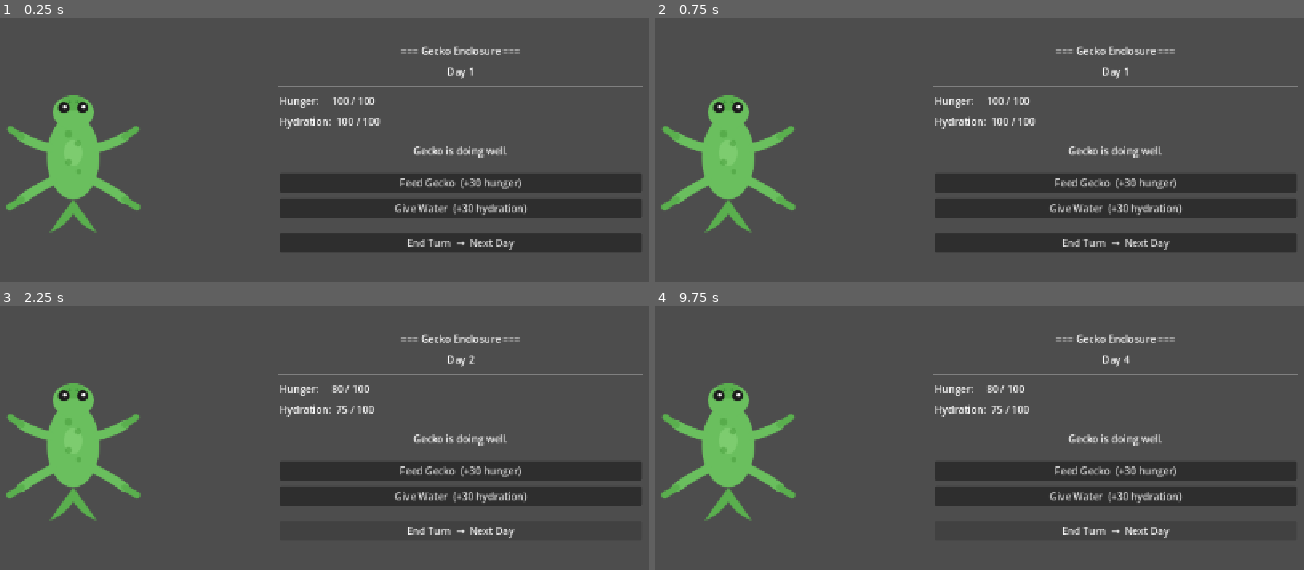
Above: before the commit, frames 1-4 (two rows, left to right).
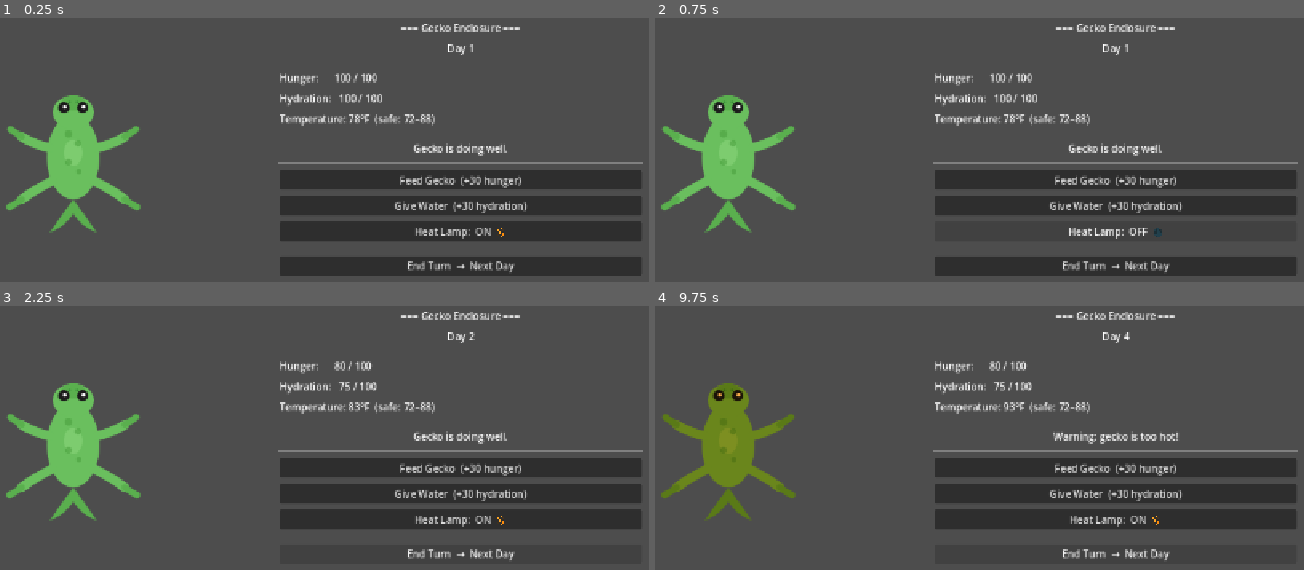
Above: after the commit, the same moments.

Repository: soapsmith/gecko-enclosure-simulator
Game: Godot game, scene res://scenes/main.tscn
Same seed, same stepped clock (60 frames per second), same inputs: the game is played once before the commit and once after it.
Inputs (mouse positions are in pixels of both pictures, inside the frame that each line leads up to):
- Up to frame 1 (0.25 s): no input
- Up to frame 2 (0.75 s): click (1115, 231) at 0.5 s, where only the run after the commit has a clickable "Heat Lamp: ON 🔆"
- Up to frame 3 (2.25 s): click (460, 519) at 1.25 s, where only the run after the commit has a clickable "Heat Lamp: OFF 🌑"; click "End Turn → Next Day" at 2 s
- Up to frame 4 (9.75 s): click "End Turn → Next Day" at 2.75 s; click "Feed Gecko (+30 hunger)" at 3.5 s; click "Give Water (+30 hydration)" at 4.25 s; click "Feed Gecko (+30 hunger)" at 5 s; click "Give Water (+30 hydration)" at 5.75 s; click (1115, 519) at 6.5 s, where only the run after the commit has a clickable "Heat Lamp: ON 🔆"; click (1115, 519) at 7.25 s, where only the run after the commit has a clickable "Heat Lamp: OFF 🌑"; click "Feed Gecko (+30 hunger)" at 8 s; click "Give Water (+30 hydration)" at 8.75 s; click "End Turn → Next Day" at 9.5 s

The runs differ from the first frame. In frame 1, 15% of the frame differs, in the area x 42-100%, y 2-98%; in frame 2, 13%; in frame 3, 9.3%; in frame 4, 13%.

Commit message:
Add temperature stat and heat lamp toggle
Third stat alongside hunger and hydration. Lamp on = +5F/turn,
lamp off = -5F/turn. Safe range 72-88F, death outside 65-95F.
Warning message now lists all active problems at once.

Co-Authored-By: Claude Sonnet 4.6 <noreply@anthropic.com>

Diff:
--- a/scripts/Main.gd
+++ b/scripts/Main.gd
@@ -1,18 +1,27 @@
 extends Control
 
 # --- Game State ---
-var hunger: int = 100
-var hydration: int = 100
-var day: int = 1
-var alive: bool = true
+var hunger: int     = 100
+var hydration: int  = 100
+var temperature: int = 78   # Fahrenheit; safe range is 72–88
+var lamp_on: bool   = true
+var day: int        = 1
+var alive: bool     = true
+
+const TEMP_MIN: int = 65   # below this = death
+const TEMP_MAX: int = 95   # above this = death
+const TEMP_SAFE_LOW: int  = 72
+const TEMP_SAFE_HIGH: int = 88
 
 # --- UI Nodes (created in _ready) ---
 var day_label: Label
 var hunger_label: Label
 var hydration_label: Label
+var temperature_label: Label
 var status_label: Label
 var feed_button: Button
 var water_button: Button
+var lamp_button: Button
 var end_turn_button: Button
 var restart_button: Button
 var gecko_image: TextureRect
@@ -24,7 +33,6 @@
 
 
 func _build_ui() -> void:
-	# Full-screen container
 	var root = MarginContainer.new()
 	root.set_anchors_and_offsets_preset(Control.PRESET_FULL_RECT)
 	root.add_theme_constant_override("margin_left",   40)
@@ -33,7 +41,6 @@
 	root.add_theme_constant_override("margin_bottom", 40)
 	add_child(root)
 
-	# Two columns: gecko image left, info right
 	var hbox = HBoxContainer.new()
 	hbox.add_theme_constant_override("separation", 40)
 	root.add_child(hbox)
@@ -75,6 +82,9 @@
 	hydration_label = Label.new()
 	right.add_child(hydration_label)
 
+	temperature_label = Label.new()
+	right.add_child(temperature_label)
+
 	right.add_child(HSeparator.new())
 
 	status_label = Label.new()
@@ -93,6 +103,10 @@
 	water_button.text = "Give Water  (+30 hydration)"
 	water_button.pressed.connect(_on_water_pressed)
 	right.add_child(water_button)
+
+	lamp_button = Button.new()
+	lamp_button.pressed.connect(_on_lamp_pressed)
+	right.add_child(lamp_button)
 
 	right.add_child(HSeparator.new())
 
@@ -124,46 +138,73 @@
 	_update_display()
 
 
+func _on_lamp_pressed() -> void:
+	if not alive:
+		return
+	lamp_on = not lamp_on
+	_update_display()
+
+
 func _on_end_turn_pressed() -> void:
 	if not alive:
 		return
-	day += 1
-	hunger    = max(0, hunger    - 20)
-	hydration = max(0, hydration - 25)
-	if hunger == 0 or hydration == 0:
+	day       += 1
+	hunger     = max(0, hunger    - 20)
+	hydration  = max(0, hydration - 25)
+
+	# Temperature drifts based on lamp
+	if lamp_on:
+		temperature = min(TEMP_MAX, temperature + 5)
+	else:
+		temperature = max(TEMP_MIN, temperature - 5)
+
+	if hunger == 0 or hydration == 0 or temperature <= TEMP_MIN or temperature >= TEMP_MAX:
 		alive = false
+
 	_update_display()
 
 
 func _on_restart_pressed() -> void:
-	hunger    = 100
-	hydration = 100
-	day       = 1
-	alive     = true
+	hunger      = 100
+	hydration   = 100
+	temperature = 78
+	lamp_on     = true
+	day         = 1
+	alive       = true
 	_update_display()
 
 
 # --- Refresh the screen ---
 
 func _update_display() -> void:
-	day_label.text       = "Day %d" % day
-	hunger_label.text    = "Hunger:     %d / 100" % hunger
-	hydration_label.text = "Hydration:  %d / 100" % hydration
+	day_label.text        = "Day %d" % day
+	hunger_label.text     = "Hunger:      %d / 100" % hunger
+	hydration_label.text  = "Hydration:   %d / 100" % hydration
+	temperature_label.text = "Temperature: %d°F  (safe: %d–%d)" % [temperature, TEMP_SAFE_LOW, TEMP_SAFE_HIGH]
+	lamp_button.text      = "Heat Lamp:  %s" % ("ON  🔆" if lamp_on else "OFF  🌑")
+
+	var warnings: Array = []
+	if hunger      < 30: warnings.append("hungry")
+	if hydration   < 30: warnings.append("thirsty")
+	if temperature < TEMP_SAFE_LOW:  warnings.append("too cold")
+	if temperature > TEMP_SAFE_HIGH: warnings.append("too hot")
 
 	if not alive:
 		status_label.text        = "Your gecko didn't make it. Try again!"
 		feed_button.disabled     = true
 		water_button.disabled    = true
+		lamp_button.disabled     = true
 		end_turn_button.disabled = true
 		restart_button.show()
-		gecko_image.modulate     = Color(0.4, 0.4, 0.4)  # grey out the gecko
-	elif hunger < 30 or hydration < 30:
-		status_label.text    = "Warning: gecko needs attention soon!"
-		gecko_image.modulate = Color(1, 0.7, 0.3)  # tint orange as warning
+		gecko_image.modulate     = Color(0.4, 0.4, 0.4)
+	elif warnings.size() > 0:
+		status_label.text    = "Warning: gecko is %s!" % ", ".join(warnings)
+		gecko_image.modulate = Color(1, 0.7, 0.3)
 	else:
-		status_label.text    = "Gecko is doing well."
-		gecko_image.modulate = Color(1, 1, 1)  # normal color
+		status_label.text        = "Gecko is doing well."
+		gecko_image.modulate     = Color(1, 1, 1)
 		feed_button.disabled     = false
 		water_button.disabled    = false
+		lamp_button.disabled     = false
 		end_turn_button.disabled = false
 		restart_button.hide()
